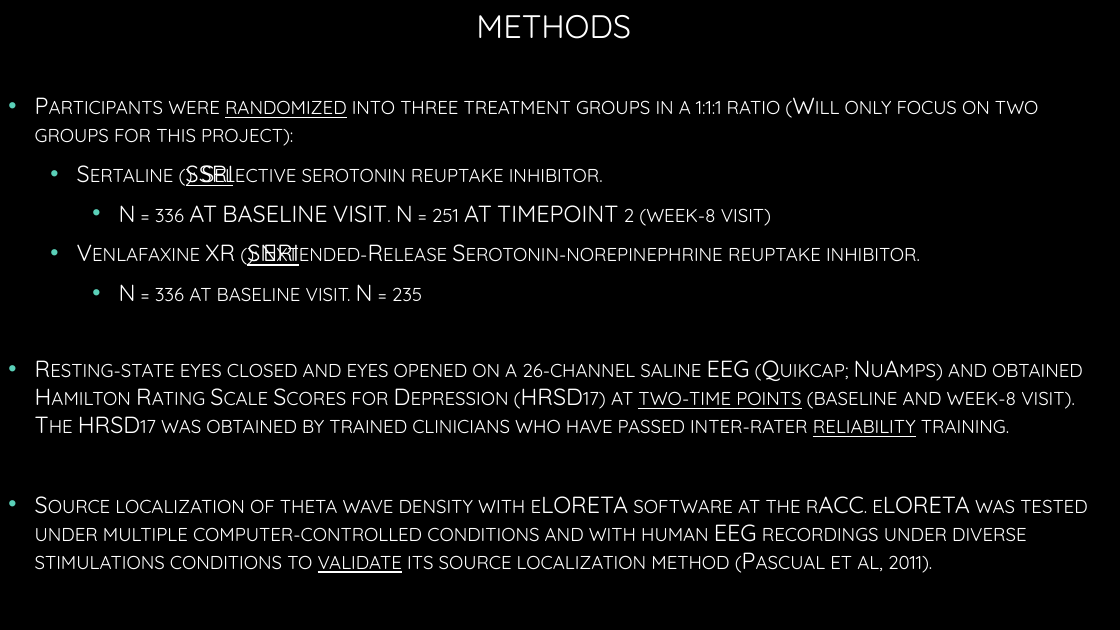
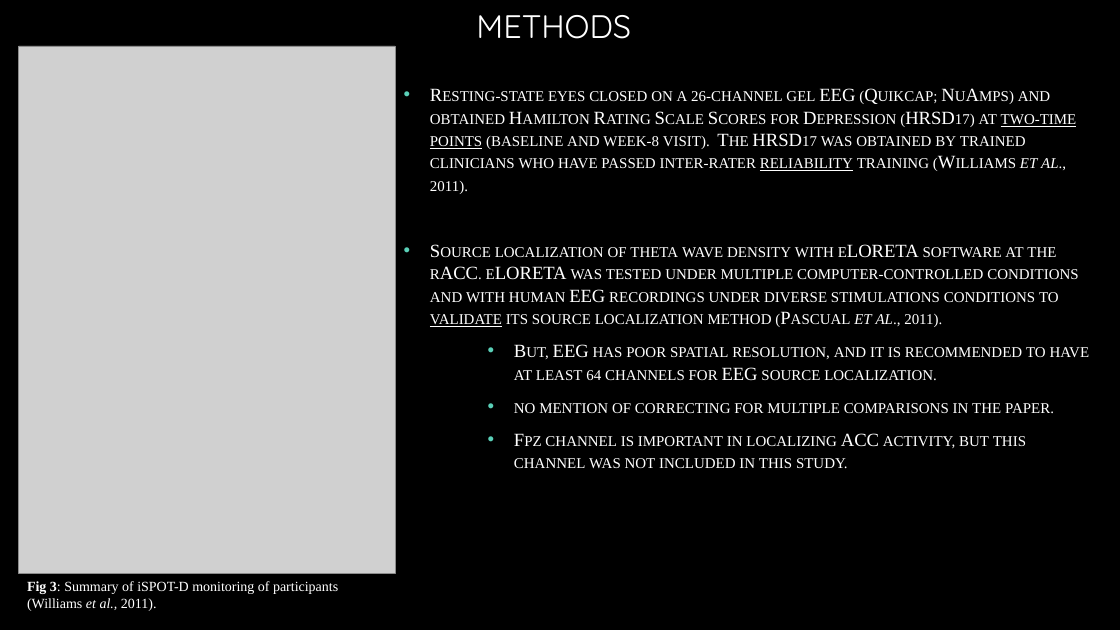
Before and after one commit to psych251/arns2015, a slide deck: slide 3 of Reproducibility Project Progress Check 1.pptx. Drawn at 1120x630 pixels with LibreOffice and Linux fonts; fonts in the diff are those of the drawing; grey boxes stand for pictures; background and template pictures are left out. Boxes give left, top, right and bottom in pixels: in the first picture for what was removed or moved away, otherwise in the second. Text is boxed around its words. In the diff, an @@ line names an element or a change of style, - is before the commit and + after.

Commit message:
Resources for eLORETA

```diff
--- a/Reproducibility Project Progress Check 1.pptx
+++ b/Reproducibility Project Progress Check 1.pptx
@@ picture added at <box>18,46,395,574</box> @@
@@ text at <box>430,88,1090,468</box>: text changed; size 20 to 16 pt; font Quicksand to Times New Roman @@
-• Participants were randomized into three treatment groups in a 1:1:1 ratio (Will only focus on two groups for this project):
-  • Sertaline (SSRI): Selective serotonin reuptake inhibitor.
-    • N = 336 AT BASELINE VISIT. N = 251 AT TIMEPOINT 2 (week-8 visit)
-  • Venlafaxine XR (SNRI): Extended-Release Serotonin-norepinephrine reuptake inhibitor.
-    • N = 336 at baseline visit. N = 235
-• Resting-state eyes closed and eyes opened on a 26-channel saline EEG (Quikcap; NuAmps) and obtained Hamilton Rating Scale Scores for Depression (HRSD17) at two-time points (baseline and week-8 visit). The HRSD17 was obtained by trained clinicians who have passed inter-rater reliability training.
-• Source localization of theta wave density with eLORETA software at the rACC. eLORETA was tested under multiple computer-controlled conditions and with human EEG recordings under diverse stimulations conditions to validate its source localization method (Pascual et al, 2011).
+• Resting-state eyes closed on a 26-channel gel EEG (Quikcap; NuAmps) and obtained Hamilton Rating Scale Scores for Depression (HRSD17) at two-time points (baseline and week-8 visit). The HRSD17 was obtained by trained clinicians who have passed inter-rater reliability training (Williams et al., 2011).
+• Source localization of theta wave density with eLORETA software at the rACC. eLORETA was tested under multiple computer-controlled conditions and with human EEG recordings under diverse stimulations conditions to validate its source localization method (Pascual et al., 2011).
+    • But, EEG has poor spatial resolution, and it is recommended to have at least 64 channels for EEG source localization.
+    • no mention of correcting for multiple comparisons in the paper.
+    • Fpz channel is important in localizing ACC activity, but this channel was not included in this study.
@@ text added at <box>27,581,338,611</box>, 12 pt, text #FFFFFF @@
+Fig 3: Summary of iSPOT-D monitoring of participants (Williams et al., 2011).
```
Also in this commit, not shown: 4 other slides changed, 2 slides added, 1 slide removed, 16 other files.
